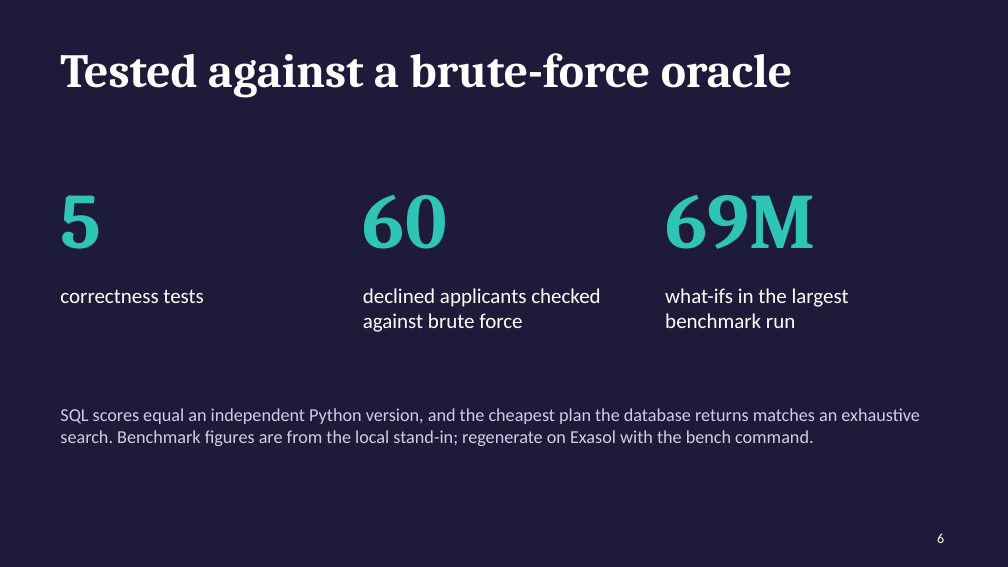
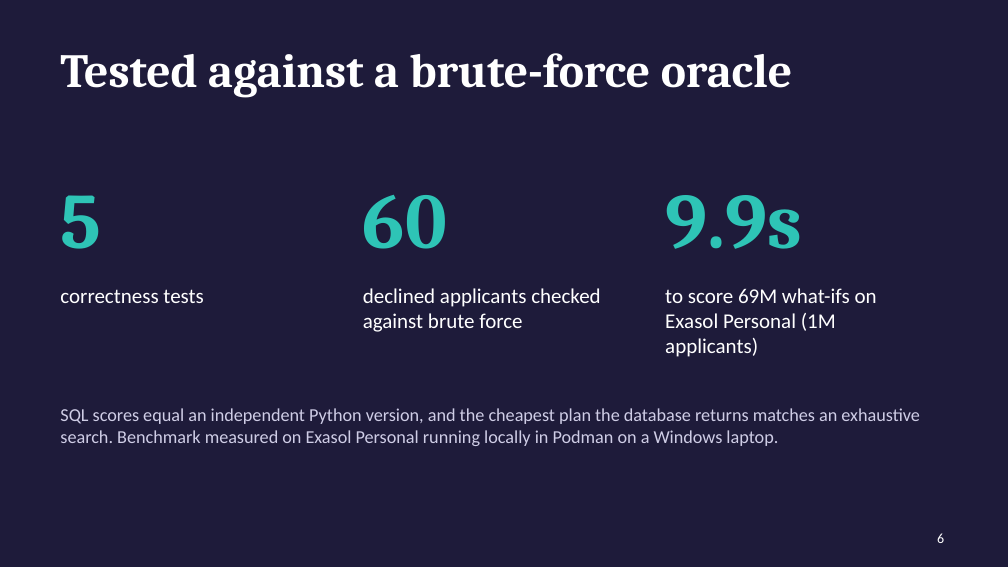
Before and after one commit to Madhuanbarasu/DeclineLens, a slide deck: slide 6 of DeclineLens_Pitch_Deck.pptx. Drawn at 1008x567 pixels with LibreOffice and Linux fonts; fonts in the diff are those of the drawing. Boxes give left, top, right and bottom in pixels: in the first picture for what was removed or moved away, otherwise in the second. Text is boxed around its words. In the diff, an @@ line names an element or a change of style, - is before the commit and + after.

Commit message:
Update README and deck with Exasol benchmark results

```diff
--- a/DeclineLens_Pitch_Deck.pptx
+++ b/DeclineLens_Pitch_Deck.pptx
@@ text at <box>665,195,802,249</box>: text changed @@
-69M
+9.9s
@@ text at <box>665,288,877,357</box>: text changed @@
-what-ifs in the largest benchmark run
+to score 69M what-ifs on Exasol Personal (1M applicants)
@@ text at <box>60,408,919,446</box>: text changed @@
-SQL scores equal an independent Python version, and the cheapest plan the database returns matches an exhaustive search. Benchmark figures are from the local stand-in; regenerate on Exasol with the bench command.
+SQL scores equal an independent Python version, and the cheapest plan the database returns matches an exhaustive search. Benchmark measured on Exasol Personal running locally in Podman on a Windows laptop.
```
Also in this commit, not shown: 1 other file.
